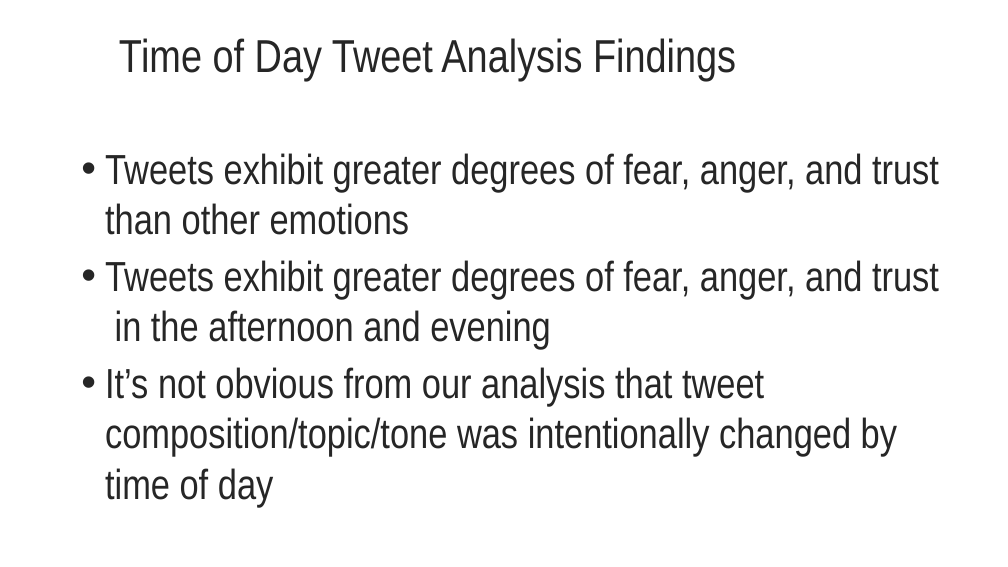
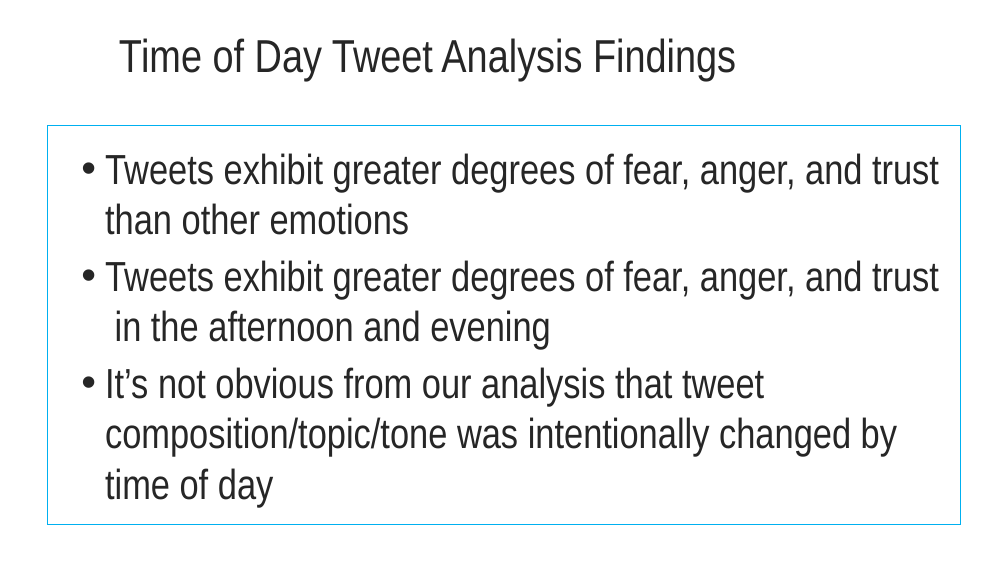
Before and after one commit to qdav/MSDA_Visualization, a slide deck: slide 18 of DA_6233_Final_Presentation.pptx. Drawn at 1008x567 pixels with LibreOffice and Linux fonts; fonts in the diff are those of the drawing. Boxes give left, top, right and bottom in pixels: in the first picture for what was removed or moved away, otherwise in the second. Text is boxed around its words. In the diff, an @@ line names an element or a change of style, - is before the commit and + after.

```diff
--- a/DA_6233_Final_Presentation.pptx
+++ b/DA_6233_Final_Presentation.pptx
@@ rectangle added at (47,125,960,525), outline #00B0F0 1 pt @@
```
Also in this commit, not shown: 2 other slides changed, 1 slide added.
